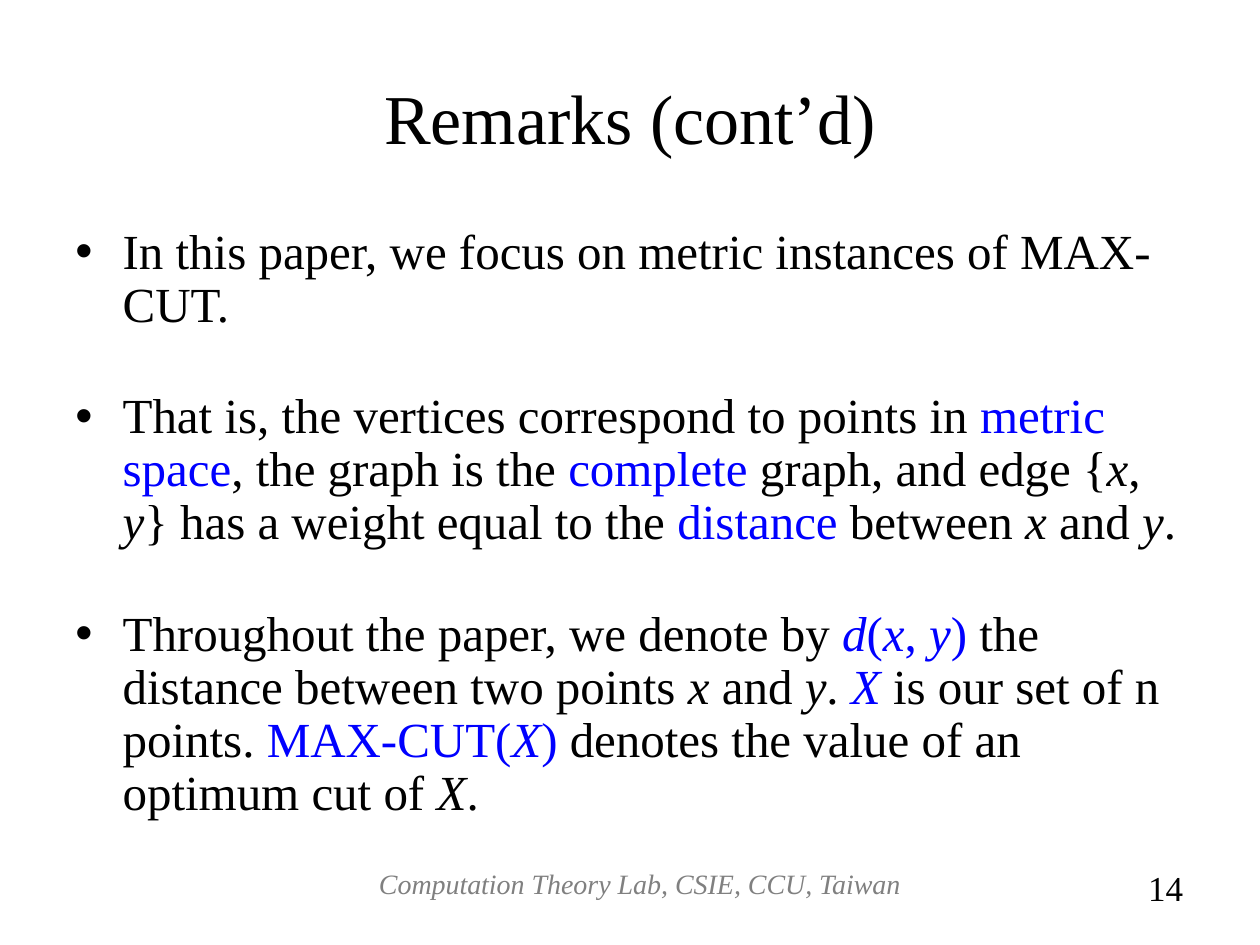
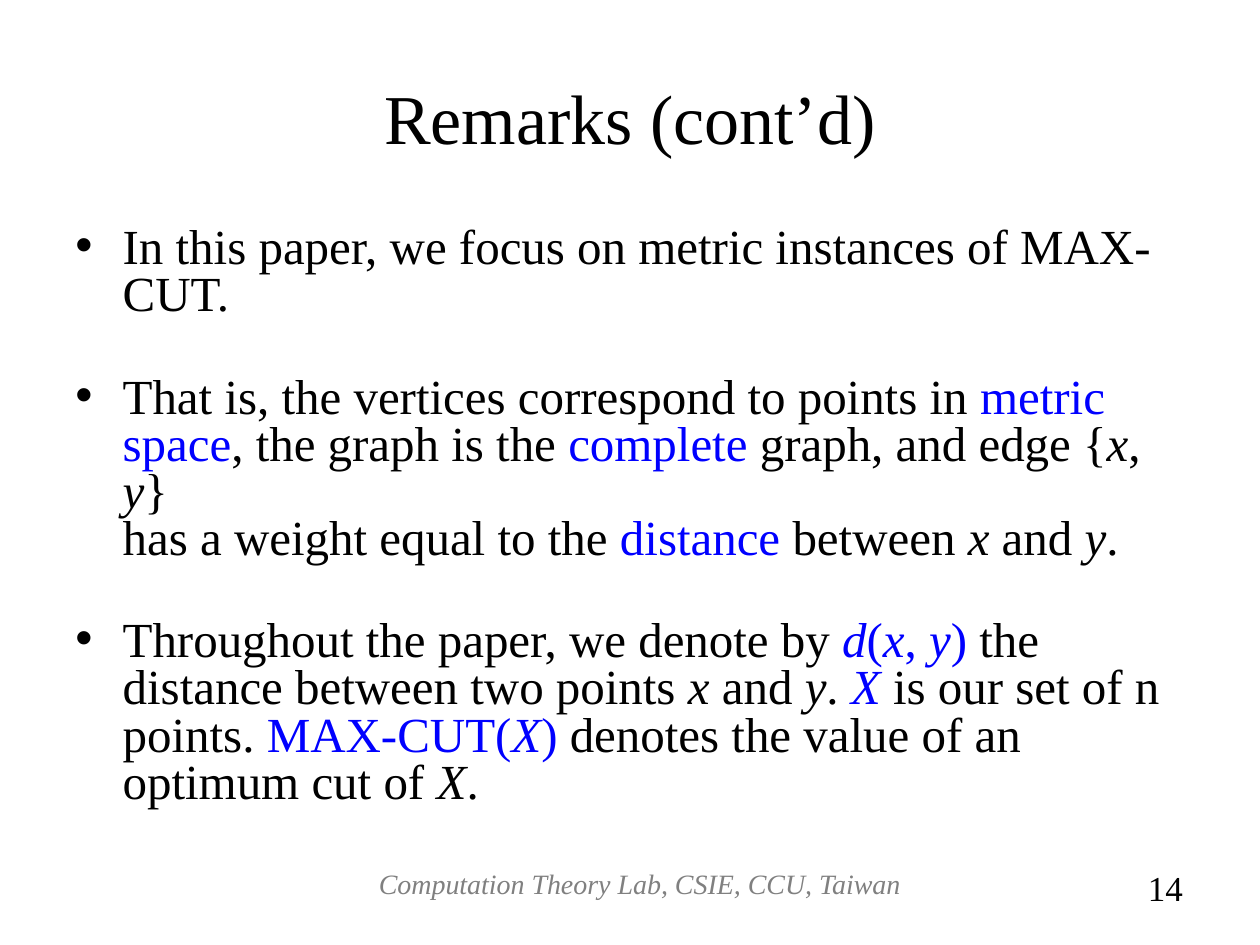
Before and after one commit to josephcclin/josephcclin.github.io, a slide deck: slide 14 of paper/A_Randomized_Approximation_Scheme_for_Metric_MAX-CUT.ppt. Drawn at 1260x945 pixels with LibreOffice and Linux fonts; fonts in the diff are those of the drawing. Boxes give left, top, right and bottom in pixels: in the first picture for what was removed or moved away, otherwise in the second. Text is boxed around its words. In the diff, an @@ line names an element or a change of style, - is before the commit and + after.

Commit message:
randomized metric max-cut

```diff
--- a/paper/A_Randomized_Approximation_Scheme_for_Metric_MAX-CUT.ppt
+++ b/paper/A_Randomized_Approximation_Scheme_for_Metric_MAX-CUT.ppt
@@ text at [123, 229, 1151, 312]: text changed @@
-• In this paper, we focus on metric instances of MAX-CUT.
+• In this paper, we focus on metric instances of MAX-
+  CUT.
@@ text at [123, 380, 1160, 808]: line spacing 0.9 to 0.8 @@
```
Also in this commit, not shown: 23 other slides changed, 1 slide added, 1 slide removed, 2 other files.
